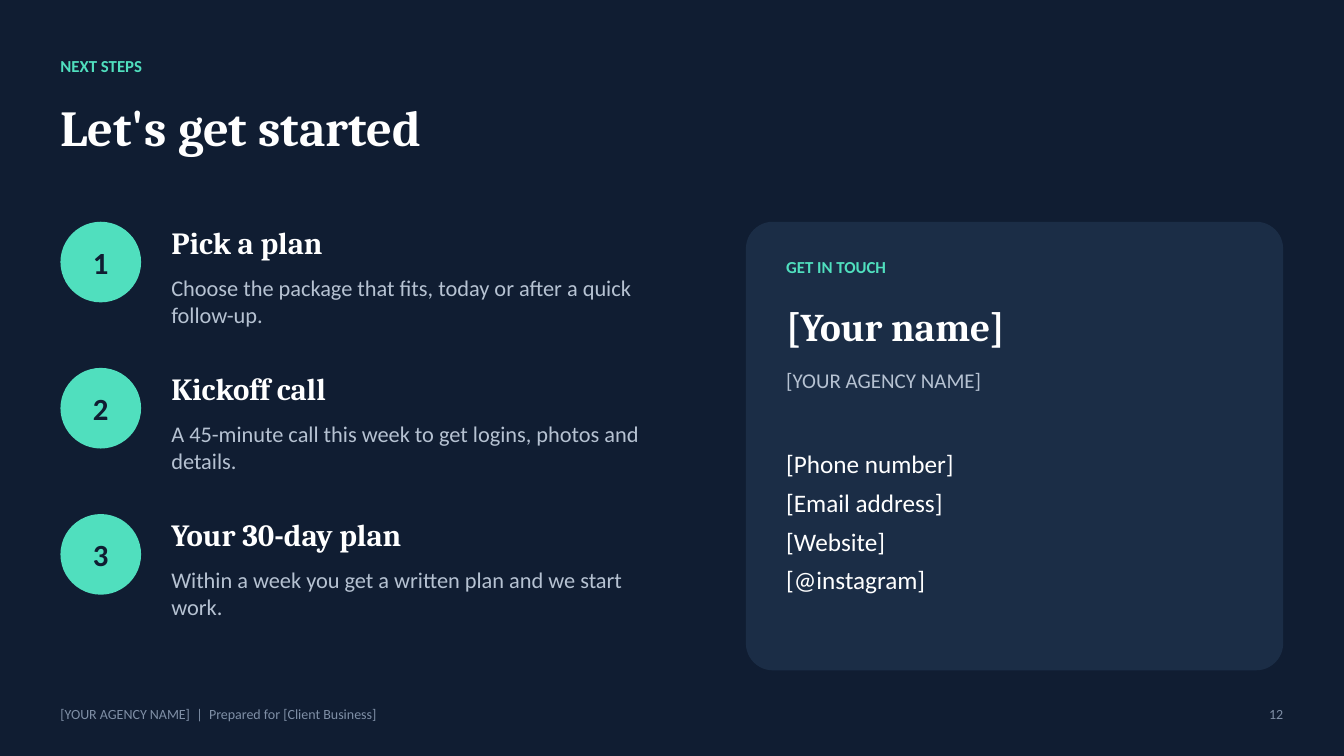
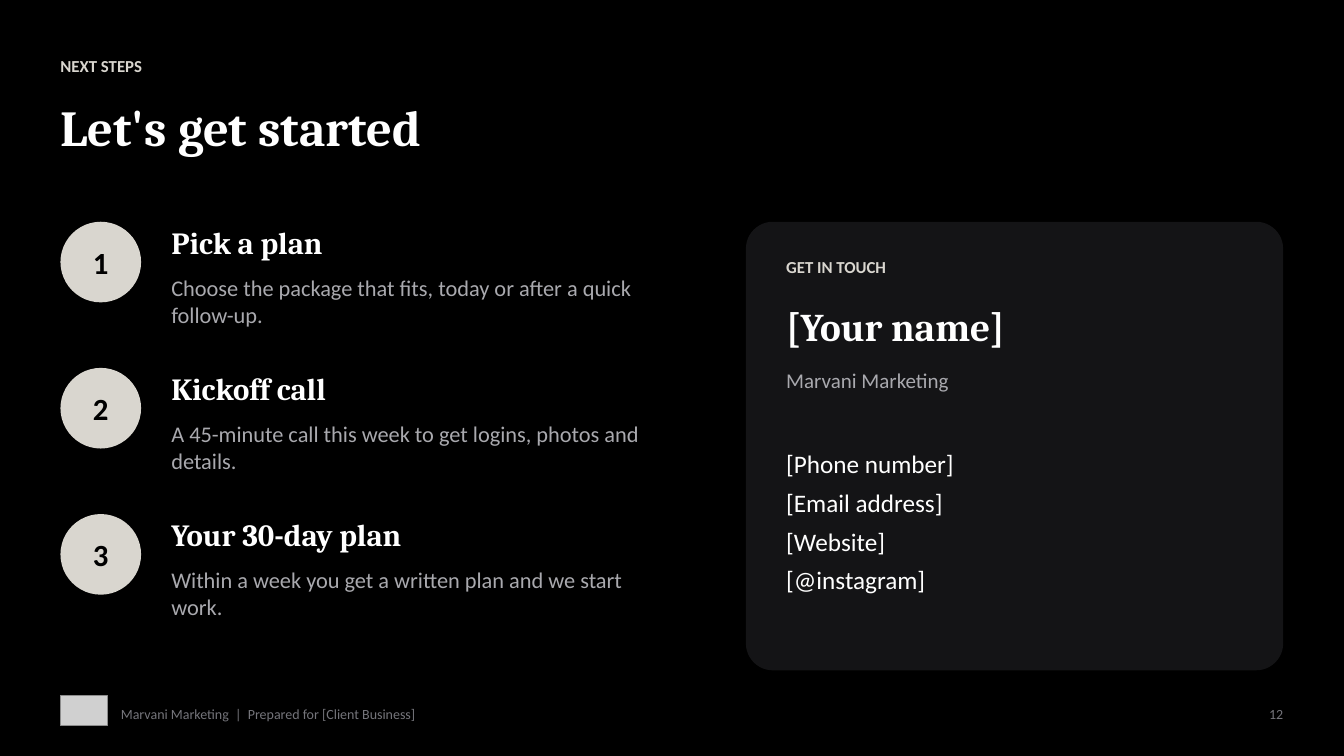
Before and after one commit to marvani043-max/Victor-, a slide deck: slide 12 of pitch-deck/Agency-Pitch-Deck.pptx. Drawn at 1344x756 pixels with LibreOffice and Linux fonts; fonts in the diff are those of the drawing; grey boxes stand for pictures. Boxes give left, top, right and bottom in pixels: in the first picture for what was removed or moved away, otherwise in the second. Text is boxed around its words. In the diff, an @@ line names an element or a change of style, - is before the commit and + after.

```diff
--- a/pitch-deck/Agency-Pitch-Deck.pptx
+++ b/pitch-deck/Agency-Pitch-Deck.pptx
@@ background #101D32 to #000000 @@
@@ text "NEXT STEPS" at box(60, 61, 142, 72): text colour #50DFBE to #D9D6CF @@
@@ rounded rectangle at box(746, 222, 1284, 670): fill #1B2D46 to #141416 @@
@@ text "GET IN TOUCH" at box(786, 262, 886, 273): text colour #50DFBE to #D9D6CF @@
@@ text at box(786, 373, 948, 392): text changed; text colour #B6C2D2 to #A9A9AE @@
-[YOUR AGENCY NAME]
+Marvani Marketing
@@ text colour #101D32 to #000000; fill #50DFBE to #D9D6CF in 3 elements at box(60, 222, 141, 302), box(60, 368, 141, 449), box(60, 514, 141, 595) @@
@@ text colour #B6C2D2 to #A9A9AE in 3 elements at box(171, 280, 631, 327), box(171, 426, 638, 469), box(171, 572, 622, 615) @@
@@ picture added at box(60, 696, 108, 726) @@
@@ text at box(121, 709, 415, 722): text changed; text colour #7F8FA6 to #75757B @@
-[YOUR AGENCY NAME] | Prepared for [Client Business]
+Marvani Marketing | Prepared for [Client Business]
@@ text "12" at box(1269, 710, 1283, 719): text colour #7F8FA6 to #75757B @@
```
Also in this commit, not shown: 11 other slides changed, 2 other files.
